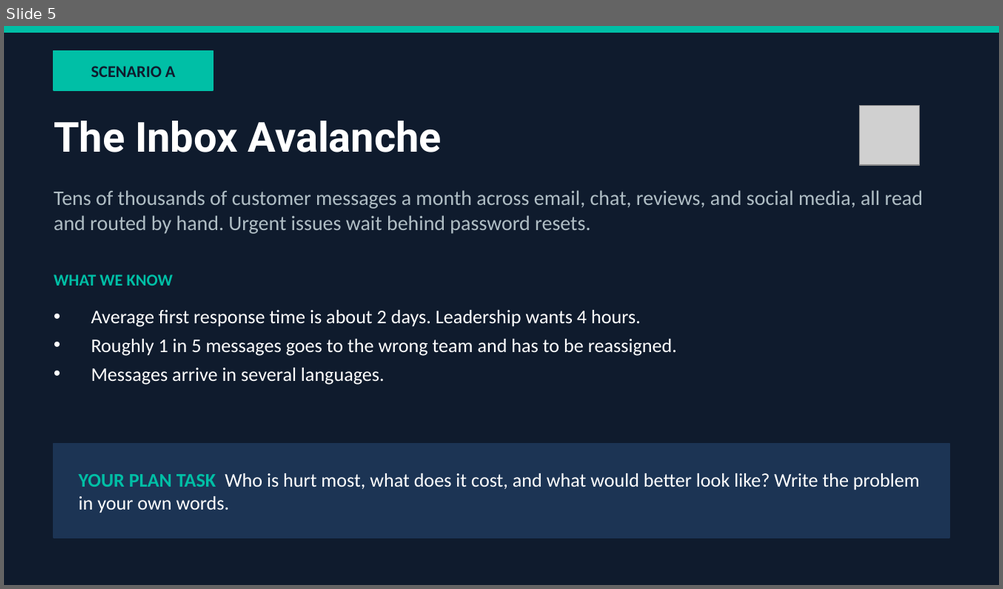
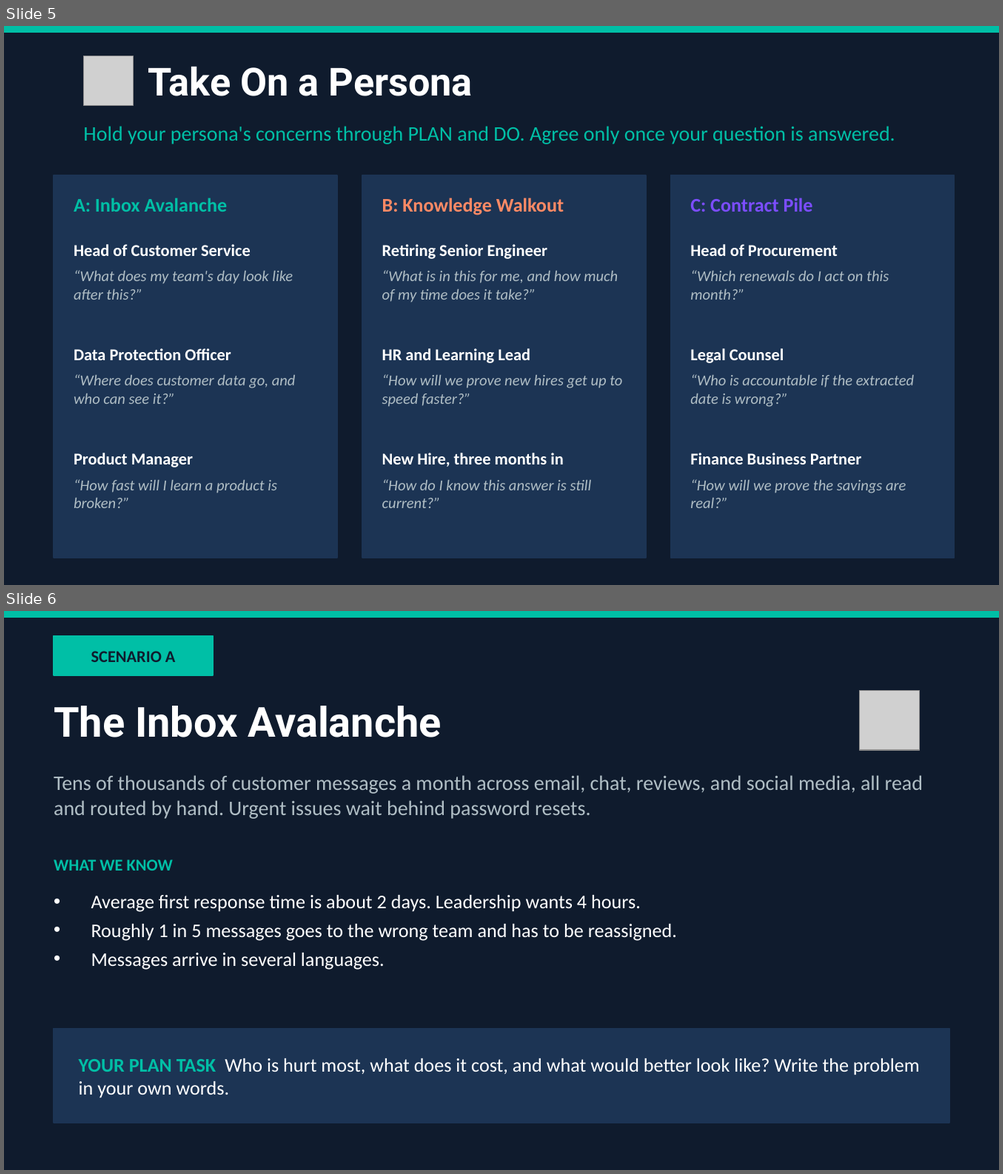
Before and after one commit to kwartler/Vienna_Dec_26, a slide deck: pdca_exercise/PDCA_Exercise_Deck.pptx. Shown one above the other, each under a label of ours: slide 5 before the commit, slides 5 and 6 after it. The pictures are 1003x589 and 1003x1174 pixels, drawn with LibreOffice and Linux fonts; fonts in the diff are those of the drawing; grey boxes stand for pictures. Boxes give left, top, right and bottom in pixels: in the first picture for what was removed or moved away, otherwise in the second. Text is boxed around its words. In the diff, an @@ line names an element or a change of style, - is before the commit and + after.

```diff
--- a/pdca_exercise/PDCA_Exercise_Deck.pptx
+++ b/pdca_exercise/PDCA_Exercise_Deck.pptx
@@ slide 5 added at (4, 26, 999, 585), background #0F1B2D @@
@@ rectangle added at (4, 26, 999, 32), fill #00BFA6, outline #00BFA6 1 pt @@
@@ picture added at (84, 56, 134, 106) @@
@@ text added at (148, 66, 472, 96), 28 pt, text #FFFFFF, bold @@
+Take On a Persona
@@ text added at (83, 126, 895, 144), 15 pt, text #00BFA6 @@
+Hold your persona's concerns through PLAN and DO. Agree only once your question is answered.
@@ rectangle added at (54, 175, 337, 558), fill #1C3454, outline #1C3454 1 pt @@
@@ rectangle added at (362, 175, 646, 558), fill #1C3454, outline #1C3454 1 pt @@
@@ rectangle added at (670, 175, 954, 558), fill #1C3454, outline #1C3454 1 pt @@
@@ text added at (74, 198, 227, 212), 14 pt, text #00BFA6, bold @@
+A: Inbox Avalanche
@@ text added at (382, 198, 563, 215), 14 pt, text #FF8A65, bold @@
+B: Knowledge Walkout
@@ text added at (690, 198, 813, 212), 14 pt, text #7C4DFF, bold @@
+C: Contract Pile
@@ text added at (74, 244, 250, 256), 12 pt, text #FFFFFF, bold @@
+Head of Customer Service
@@ text added at (382, 244, 547, 259), 12 pt, text #FFFFFF, bold @@
+Retiring Senior Engineer
@@ text added at (690, 244, 837, 256), 12 pt, text #FFFFFF, bold @@
+Head of Procurement
@@ text added at (74, 270, 293, 300), 11 pt, text #B0BEC5, italic @@
+“What does my team's day look like after this?”
@@ text added at (382, 270, 617, 302), 11 pt, text #B0BEC5, italic @@
+“What is in this for me, and how much of my time does it take?”
@@ text added at (690, 270, 888, 300), 11 pt, text #B0BEC5, italic @@
+“Which renewals do I act on this month?”
@@ text added at (74, 349, 230, 360), 12 pt, text #FFFFFF, bold @@
+Data Protection Officer
@@ text added at (382, 349, 530, 363), 12 pt, text #FFFFFF, bold @@
+HR and Learning Lead
@@ text added at (690, 349, 784, 363), 12 pt, text #FFFFFF, bold @@
+Legal Counsel
@@ text added at (74, 375, 296, 404), 11 pt, text #B0BEC5, italic @@
+“Where does customer data go, and who can see it?”
@@ text added at (382, 375, 622, 407), 11 pt, text #B0BEC5, italic @@
+“How will we prove new hires get up to speed faster?”
@@ text added at (690, 375, 913, 407), 11 pt, text #B0BEC5, italic @@
+“Who is accountable if the extracted date is wrong?”
@@ text added at (74, 453, 193, 468), 12 pt, text #FFFFFF, bold @@
+Product Manager
@@ text added at (382, 453, 563, 467), 12 pt, text #FFFFFF, bold @@
+New Hire, three months in
@@ text added at (690, 453, 861, 465), 12 pt, text #FFFFFF, bold @@
+Finance Business Partner
@@ text added at (74, 480, 277, 508), 11 pt, text #B0BEC5, italic @@
+“How fast will I learn a product is broken?”
@@ text added at (382, 480, 592, 508), 11 pt, text #B0BEC5, italic @@
+“How do I know this answer is still current?”
@@ text added at (690, 480, 905, 508), 11 pt, text #B0BEC5, italic @@
+“How will we prove the savings are real?”
@@ what was slide 5 is now slide 6 @@
```
Also in this commit, not shown: 7 slides changed, 1 other slide added, 5 other files.
